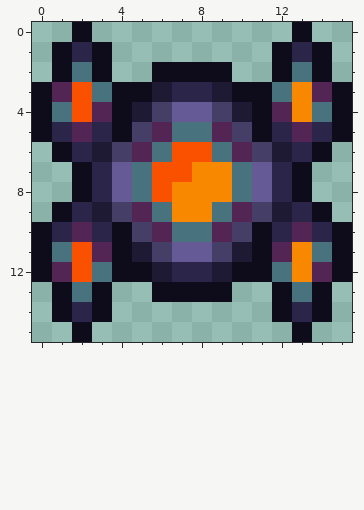
Pixel-art sprite, stored at Content/Items/Accessories/SpookyEmblem.png. The first picture shows the starting point.
The file is 32x32 pixels, drawn in blocks of 2x2; one block is one cell here. Colours within 5 levels of each other are drawn and written as one.
Now the later version:
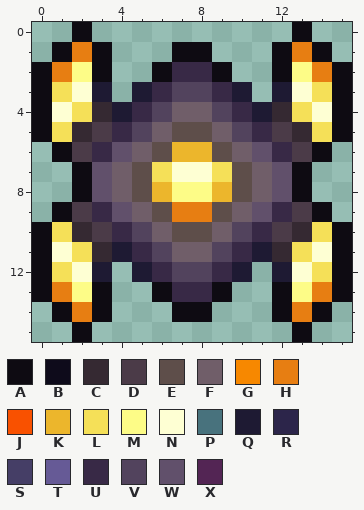
Palette (. is transparent): A #0e0b12  B #0e0b1b  C #352932  D #4b3b48  E #5e4e4a  F #705e69  G #f78800  H #e77e12  J #f95100  K #ecb62c  L #f5e058  M #fdfc87  N #feffd3  P #48727d  Q #1e1a33  R #2c254a  S #453e66  T #665a96  U #382946  V #52435d  W #61506b  X #532554
The exact change:
@@ x 0..15 @@
- 0 ..B..........B..
- 1 .BRB........BRB.
- 2 .BPB..BBBB..BPB.
- 3 BXJPBBQRRQBBPGXB
- 4 BPJXBQSTTSQBXGPB
- 5 BRXRBSXPPXSBRXRB
- 6 .BRQSXPJJPXSQRB.
- 7 ..BRTPJJGGPTRB..
- 8 ..BRTPJGGGPTRB..
- 9 .BRQSXPGGPXSQRB.
-10 BRXRBSXPPXSBRXRB
-11 BPJXBQSTTSQBXGPB
-12 BXJPBBQRRQBBPGXB
-13 .BPB..BBBB..BPB.
-14 .BRB........BRB.
-15 ..B..........B..
+ 0 ..A..........A..
+ 1 .AHA...AA...AHA.
+ 2 AHMA..AUUA..AMHA
+ 3 ALNQ.QUVVUQ.QNLA
+ 4 ANLCQUVFFVUQCLNA
+ 5 ALCDUVFEEFVUDCLA
+ 6 .ADUWFEKKEFWUDA.
+ 7 ..AWFELNNLEFWA..
+ 8 ..AWFEKMMKEFWA..
+ 9 .ADUWFEHHEFWUDA.
+10 ALCDUVFEEFVUDCLA
+11 ANLCQUVFFVUQCLNA
+12 ALNQ.QUVVUQ.QNLA
+13 AHMA..AUUA..AMHA
+14 .AHA...AA...AHA.
+15 ..A..........A..
